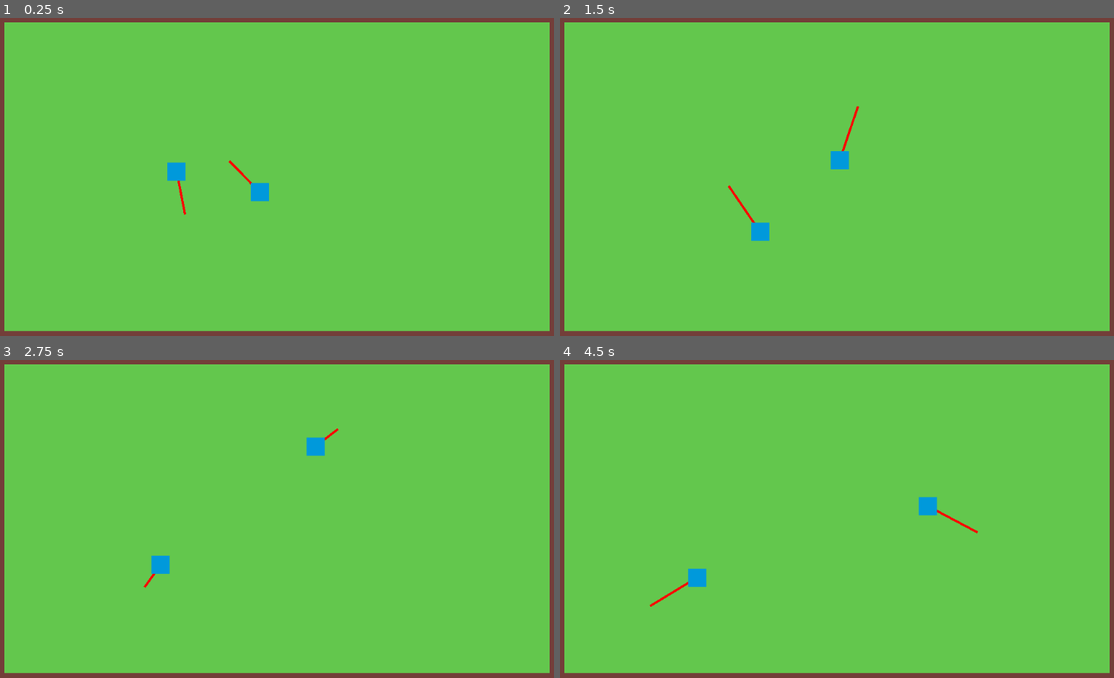
Above: before the commit, frames 1-4 (two rows, left to right).
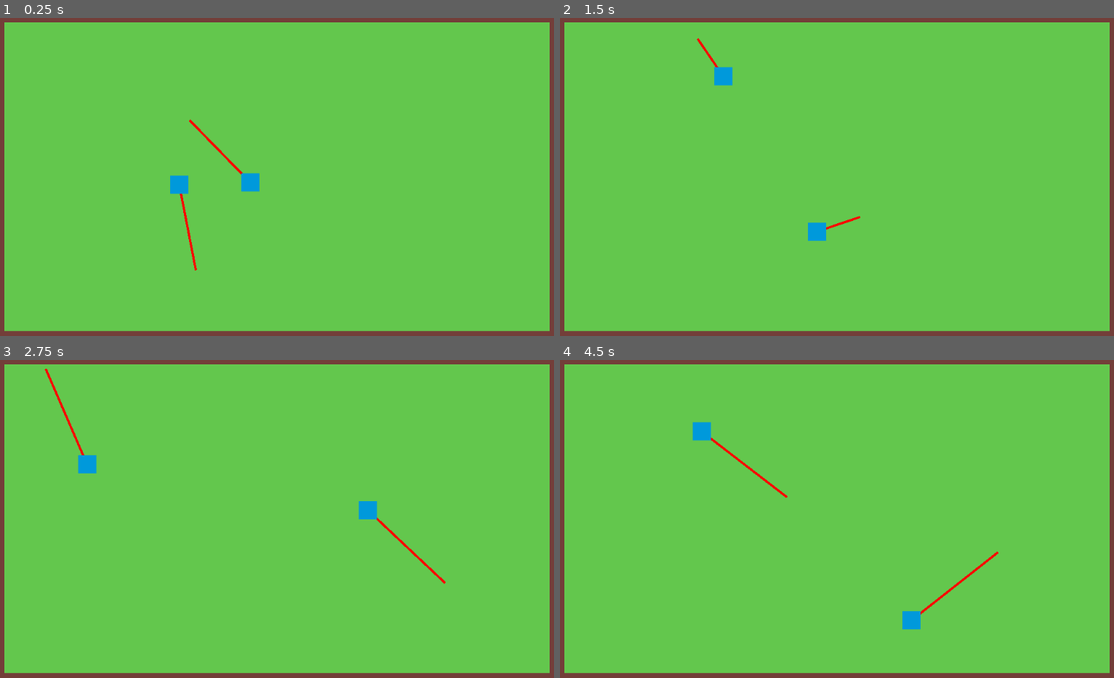
Above: after the commit, the same moments.

Repository: mariothedog/Natural-Selection
Game: Godot game, scene res://world/world.tscn
Two runs of this game, one before a commit and one after it. Both use one fixed random seed, a clock stepped at 60 frames per second and the inputs below.
Inputs:
- Up to frame 1 (0.25 s): no input
- Up to frame 2 (1.5 s): no input
- Up to frame 3 (2.75 s): no input
- Up to frame 4 (4.5 s): no input

The runs differ from the first frame. In frame 1, 0.8% of the frame differs, in the area x 30-49%, y 31-80%; in frame 2, 1.0%; in frame 3, 1.1%; in frame 4, 1.2%, in the area x 16-80%, y 19-85%.

Commit message:
Tweak species properties

Diff:
--- a/src/species/base_species/base_species.gd
+++ b/src/species/base_species/base_species.gd
@@ -3,8 +3,8 @@
 const AT_TARGET_THRESHOLD := 30.0
 
 export var max_health := 100.0 # Currently unused
-export var vision_radius := 100.0
-export var speed := 100.0
+export var vision_radius := 200.0
+export var speed := 200.0
 
 var _velocity := Vector2.ZERO
 var _is_moving_to_target := false
